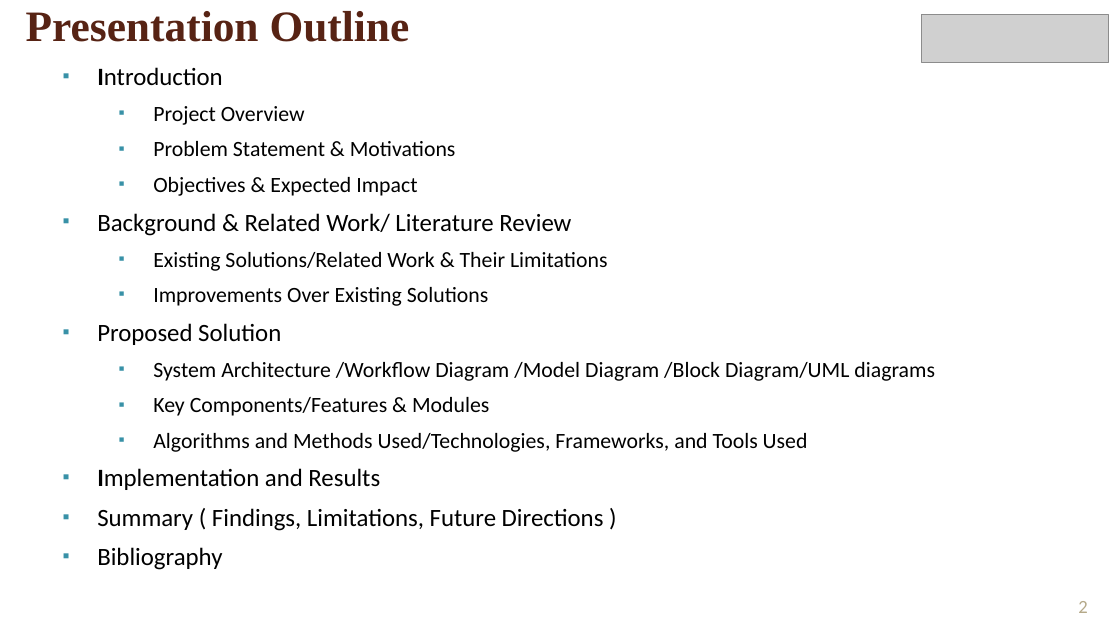
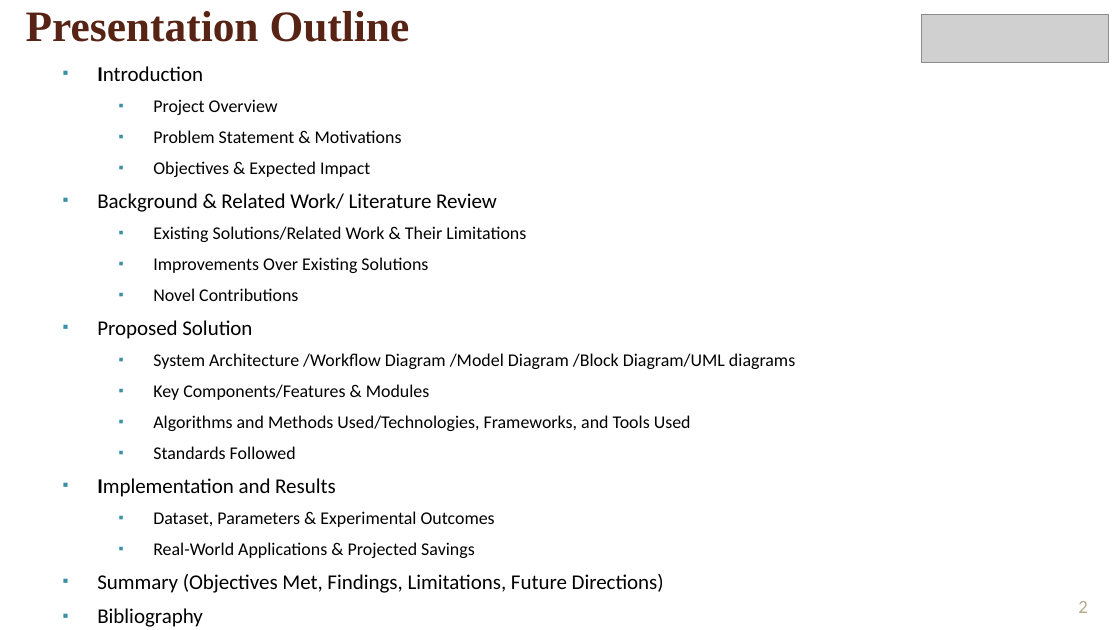
Before and after one commit to arnnnavvvvv/llm-cache-pattern-mining, a slide deck: slide 2 of report/Final_Review_Presentation.pptx. Drawn at 1120x630 pixels with LibreOffice and Linux fonts; fonts in the diff are those of the drawing; grey boxes stand for pictures; background and template pictures are left out. Boxes give left, top, right and bottom in pixels: in the first picture for what was removed or moved away, otherwise in the second. Text is boxed around its words. In the diff, an @@ line names an element or a change of style, - is before the commit and + after.

Commit message:
rubric-aligned final review: novelty, standards, applications, savings, objectives met

```diff
--- a/report/Final_Review_Presentation.pptx
+++ b/report/Final_Review_Presentation.pptx
@@ text at <box>97,66,795,497</box>: size 16 to 13.5 pt in "Introduction", "Background & Related Work/ Literature Review", "Proposed Solution", "Implementation and Results" and 1 more places; size 14 to 11.5 pt in "Project Overview", "Problem Statement & Motivations", "Objectives & Expected Impact", "Existing Solutions/Related Work & Their Limitations" and 4 more places @@
@@ text at <box>153,288,298,301</box>: paragraph added @@
+  ▪ Novel Contributions
@@ text at <box>153,446,296,459</box>: paragraph added @@
+  ▪ Standards Followed
@@ text at <box>97,511,664,593</box>: text changed; size 16 to 11.5 pt @@
-▪ Summary ( Findings, Limitations, Future Directions )
+  ▪ Dataset, Parameters & Experimental Outcomes
+  ▪ Real-World Applications & Projected Savings
+▪ Summary (Objectives Met, Findings, Limitations, Future Directions)
```
Also in this commit, not shown: 1 other slide changed, 5 slides added, 6 other files.
